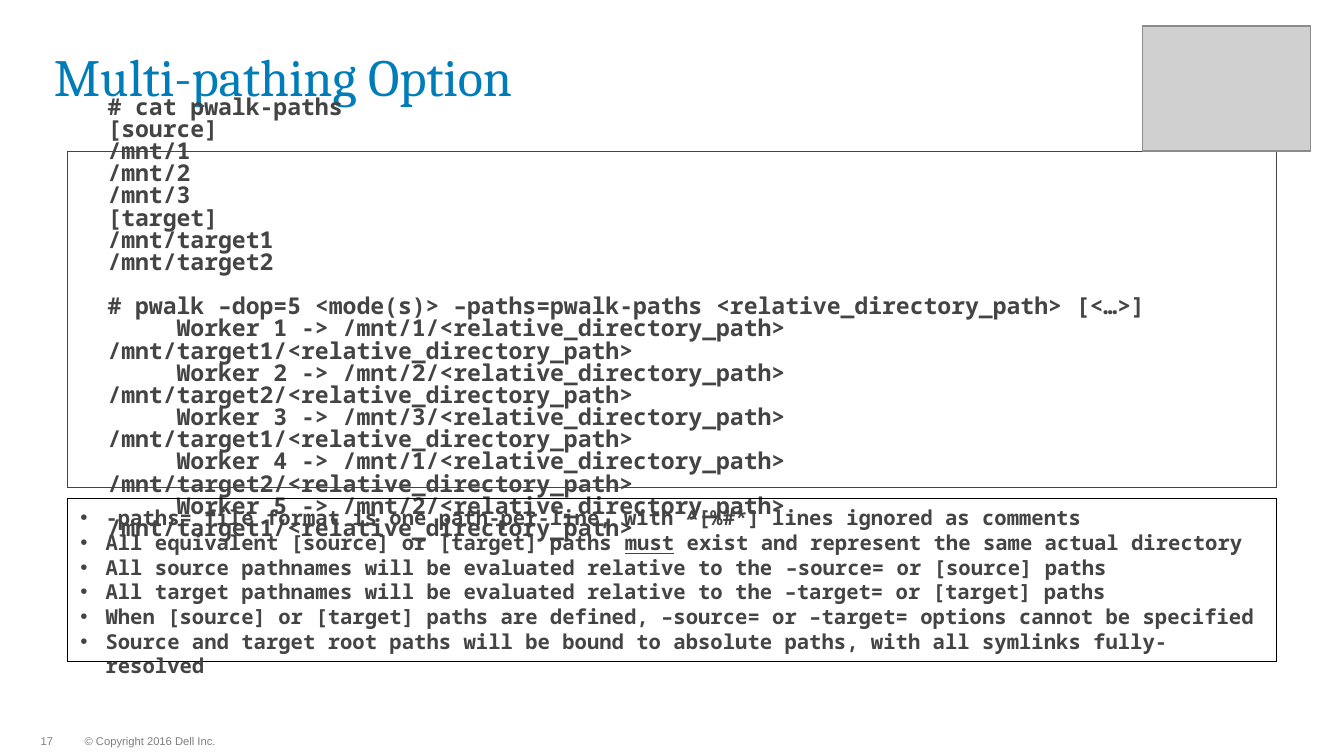
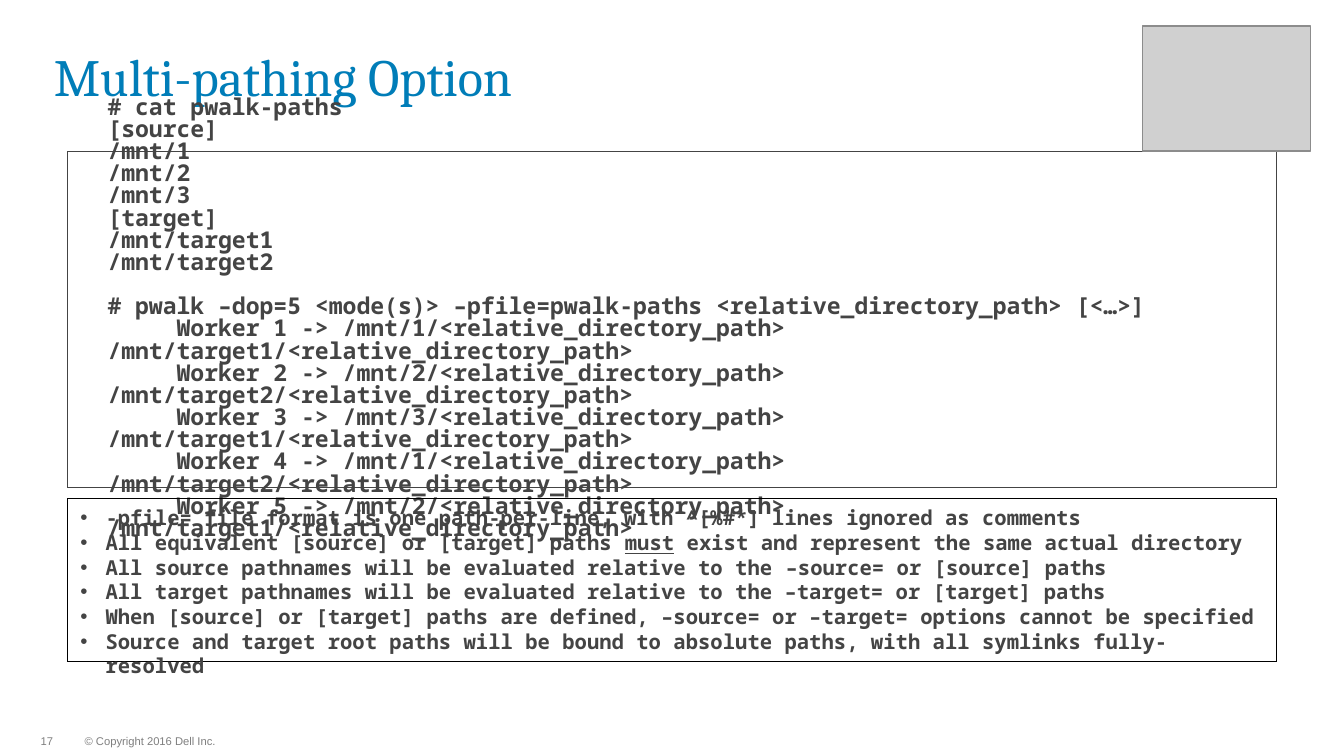
Before and after one commit to WhizBob/pwalk, a slide deck: slide 17 of doc/pwalk_slides.pptx. Drawn at 1344x756 pixels with LibreOffice and Linux fonts; fonts in the diff are those of the drawing; grey boxes stand for pictures; background and template pictures are left out. Boxes give left, top, right and bottom in pixels: in the first picture for what was removed or moved away, otherwise in the second. Text is boxed around its words. In the diff, an @@ line names an element or a change of style, - is before the commit and + after.

```diff
--- a/doc/pwalk_slides.pptx
+++ b/doc/pwalk_slides.pptx
@@ text at box(135, 296, 1062, 320): text changed @@
-# pwalk –dop=5 <mode(s)> –paths=pwalk-paths <relative_directory_path> [<…>]
+# pwalk –dop=5 <mode(s)> –pfile=pwalk-paths <relative_directory_path> [<…>]
@@ text in rectangle at box(106, 506, 1081, 532): text changed @@
-• -paths= file format is one path-per-line, with ^[%#*] lines ignored as comments
+• -pfile= file format is one path-per-line, with ^[%#*] lines ignored as comments
```
Also in this commit, not shown: 10 other slides changed, 29 other files.
